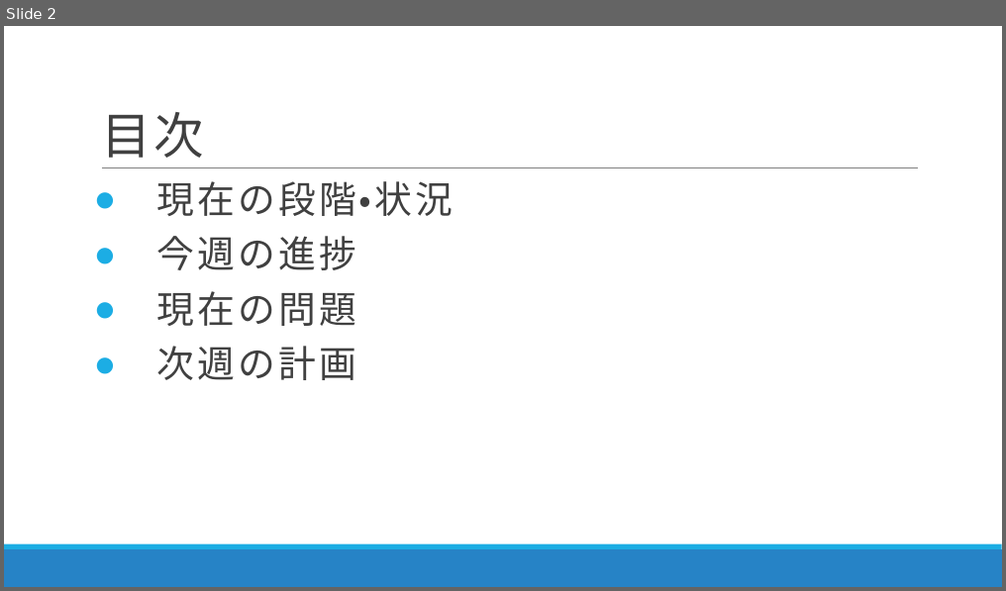
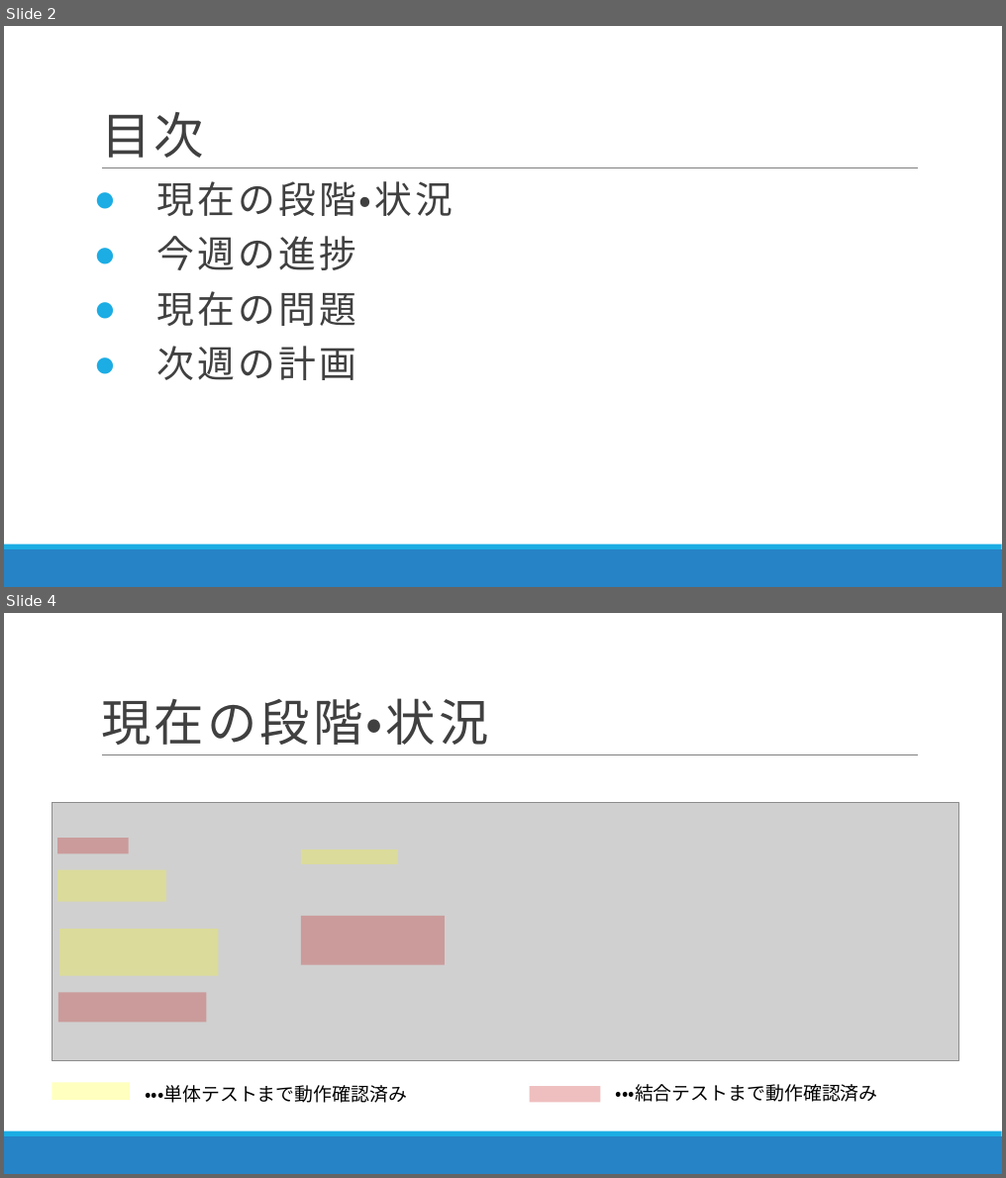
Before and after one commit to DJ956/YoloBarcodeReader, a slide deck: プレゼン/RapidCart20191202.pptx. Shown one above the other, each under a label of ours: slide 2 before the commit, slides 2 and 4 after it; the slides between them are not shown. The pictures are 1006x591 and 1006x1178 pixels, drawn with LibreOffice and Linux fonts; fonts in the diff are those of the drawing; grey boxes stand for pictures. Boxes give left, top, right and bottom in pixels: in the first picture for what was removed or moved away, otherwise in the second. Text is boxed around its words. In the diff, an @@ line names an element or a change of style, - is before the commit and + after.

```diff
--- a/プレゼン/RapidCart20191202.pptx
+++ b/プレゼン/RapidCart20191202.pptx
@@ slide 4 added at <box>4,613,1002,1174</box>, background #FFFFFF; not listed: 3 template elements that a slide beside it also shows @@
@@ title added at <box>101,698,488,745</box>, 48 pt, text #404040 @@
+現在の段階・状況
@@ picture added at <box>52,803,959,1061</box> @@
@@ rectangle added at <box>57,839,129,855</box>, fill #C00000 at 25% opacity @@
@@ rectangle added at <box>301,850,399,864</box>, fill #FFFF00 at 25% opacity @@
@@ rectangle added at <box>57,869,166,901</box>, fill #FFFF00 at 25% opacity @@
@@ rectangle added at <box>59,929,218,976</box>, fill #FFFF00 at 25% opacity @@
@@ rectangle added at <box>301,916,445,965</box>, fill #C00000 at 25% opacity @@
@@ rectangle added at <box>58,992,207,1023</box>, fill #C00000 at 25% opacity @@
@@ rectangle added at <box>52,1082,130,1100</box>, fill #FFFF00 at 25% opacity @@
@@ text added at <box>145,1085,407,1103</box>, 18 pt, text #000000 @@
+・・・単体テストまで動作確認済み
@@ rectangle added at <box>530,1087,601,1103</box>, fill #C00000 at 25% opacity @@
@@ text added at <box>616,1084,878,1102</box>, 18 pt, text #000000 @@
+・・・結合テストまで動作確認済み
```
Also in this commit, not shown: 3 slides changed, 1 other slide added, 4 slides removed.
